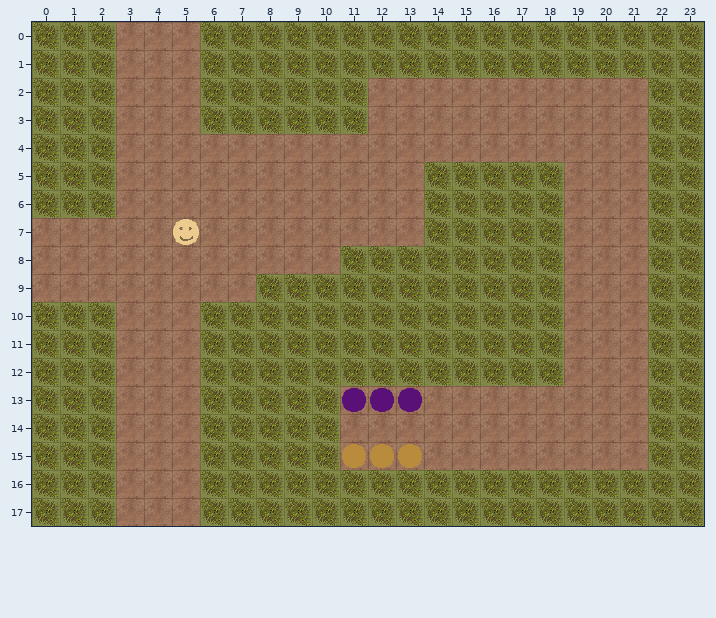
Two states of a Tiled map, android/assets/maps/misc-map-last.tmx. This is how it looked before the edit.
Cells are 32x32 px. Shown: x 0..23, y 0..17.
The result:
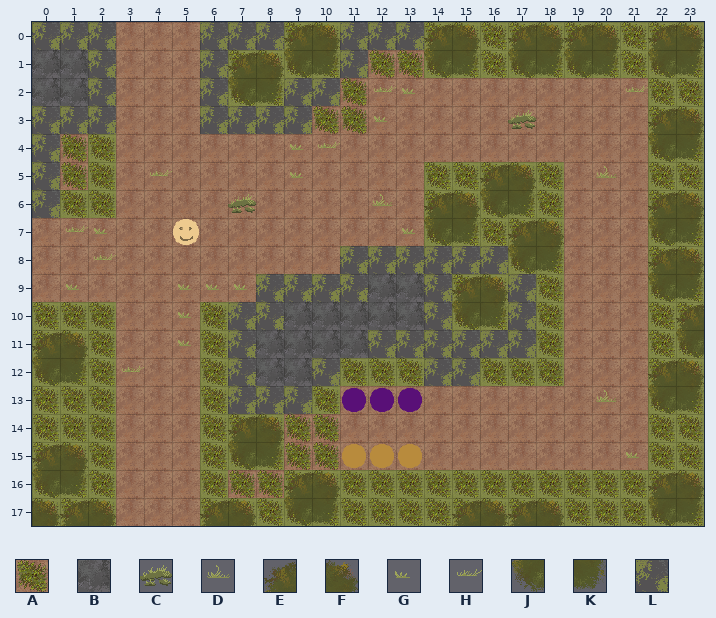
Key: from "tilset": A 16, B 19, C 20, D 21, E 22, F 23, G 24, H 25, J 26, K 27, L 32.
_ is an empty cell.
Tiles of an added or newly shown layer are drawn over the layers below it.
From old to new:
Layer "deco" (added):
The edit adds tile A in row 1 at x 12 to 13; in row 2 at x 11; in row 3 at x 10 to 11; in rows 4 to 5 at x 1; in rows 14 to 15 at x 9 to 10; in row 16 at x 7 to 8.
The edit adds tile B in rows 1 to 2 at x 0 to 1; in row 9 at x 12 to 13; in row 10 at x 9 to 13; in row 11 at x 8 to 11; in row 12 at x 8 to 9.
The edit adds tile C in row 3 at x 17; in row 6 at x 7.
The edit adds tile D in row 5 at x 20; in row 6 at x 12; in row 13 at x 20.
The edit adds tile E in row 0 at x 9, 14, 17, 19 and 22; in row 1 at x 7; in row 3 at x 22; in row 5 at x 16; in row 6 at x 14 and 22; in row 7 at x 17.
The edit adds tile E in row 8 at x 22; in row 9 at x 15; in row 10 at x 23; in row 11 at x 0; in row 12 at x 22; in row 14 at x 7.
The edit adds tile E in row 15 at x 0; in row 16 at x 9 and 22; in row 17 at x 1, 6, 15 and 17.
The edit adds tile F in row 0 at x 10, 15, 18, 20 and 23; in row 1 at x 8; in row 3 at x 23; in row 5 at x 17; in row 6 at x 15 and 23; in row 7 at x 18.
The edit adds tile F in row 8 at x 23; in row 9 at x 16; in row 11 at x 1; in row 12 at x 23; in row 14 at x 8; in row 15 at x 1.
The edit adds tile F in row 16 at x 10 and 23; in row 17 at x 0, 2, 7, 16 and 18.
The edit adds tile G in row 2 at x 13; in row 3 at x 12; in rows 4 to 5 at x 9; in row 7 at x 2 and 13; in row 9 at x 1 and 5 to 7; in rows 10 to 11 at x 5.
The edit adds tile G in row 15 at x 21.
The edit adds tile H in row 2 at x 12 and 21; in row 4 at x 10; in row 5 at x 4; in row 7 at x 1; in row 8 at x 2; in row 12 at x 3.
The edit adds tile J in row 1 at x 9, 14, 17, 19 and 22; in row 2 at x 7; in row 4 at x 22; in row 6 at x 16; in row 7 at x 14 and 22; in row 8 at x 17.
The edit adds tile J in row 9 at x 22; in row 10 at x 15; in row 11 at x 23; in row 12 at x 0; in row 13 at x 22; in row 15 at x 7.
The edit adds tile J in row 16 at x 0; in row 17 at x 9 and 22.
The edit adds tile K in row 1 at x 10, 15, 18, 20 and 23; in row 2 at x 8; in row 4 at x 23; in row 6 at x 17; in row 7 at x 15 and 23; in row 8 at x 18.
The edit adds tile K in row 9 at x 23; in row 10 at x 16; in row 12 at x 1; in row 13 at x 23; in row 15 at x 8; in row 16 at x 1.
The edit adds tile K in row 17 at x 10 and 23.
The edit adds tile L in row 0 at x 0 to 2, 6 to 8 and 11 to 13; in row 1 at x 2, 6 and 11; in row 2 at x 2, 6 and 9 to 10; in row 3 at x 0 to 2 and 6 to 9; in rows 4 to 6 at x 0; in row 8 at x 11 to 16.
The edit adds tile L in row 9 at x 8 to 11, 14 and 17; in row 10 at x 7 to 8, 14 and 17; in row 11 at x 7 and 12 to 17; in row 12 at x 7, 10 and 14 to 15; in row 13 at x 7 to 9.
Changed places in both pictures, as pixel boxes (x1, y1, x2, y2):
added: (32, 22, 116, 290)
added: (178, 22, 704, 526)
added: (150, 170, 172, 176)
added: (32, 330, 88, 386)
added: (122, 366, 144, 372)
added: (32, 442, 116, 526)
